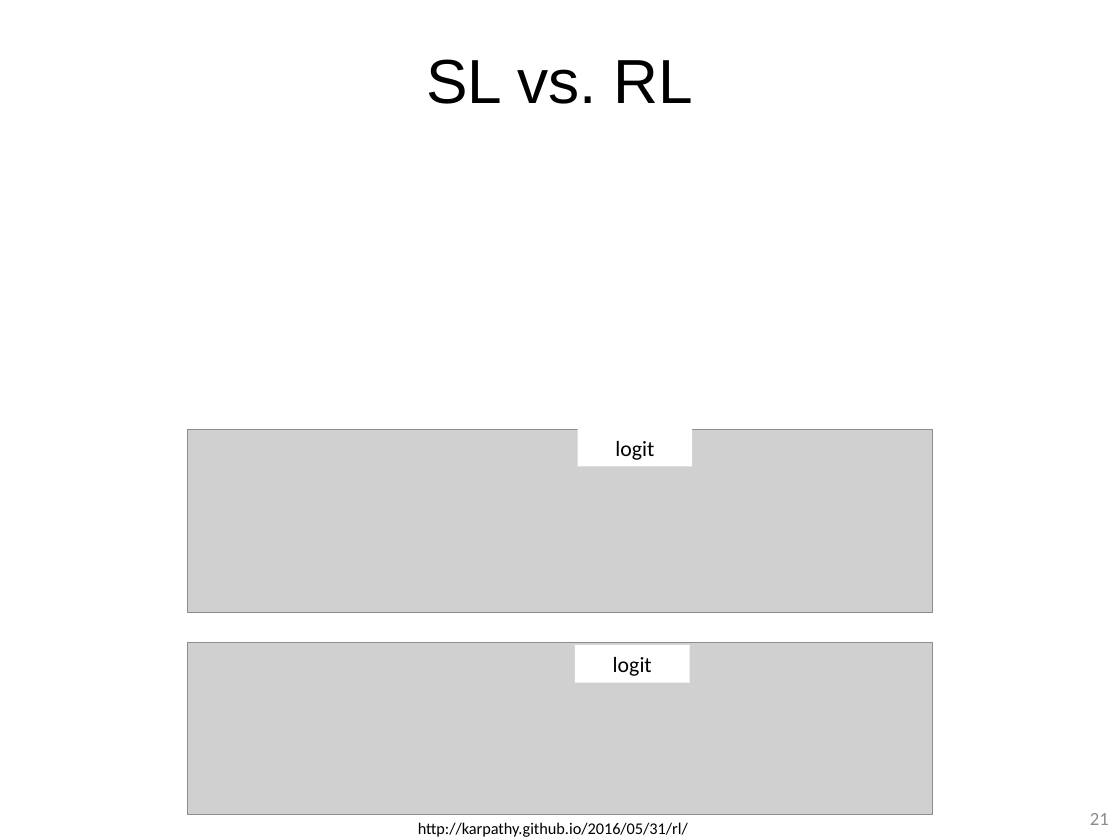
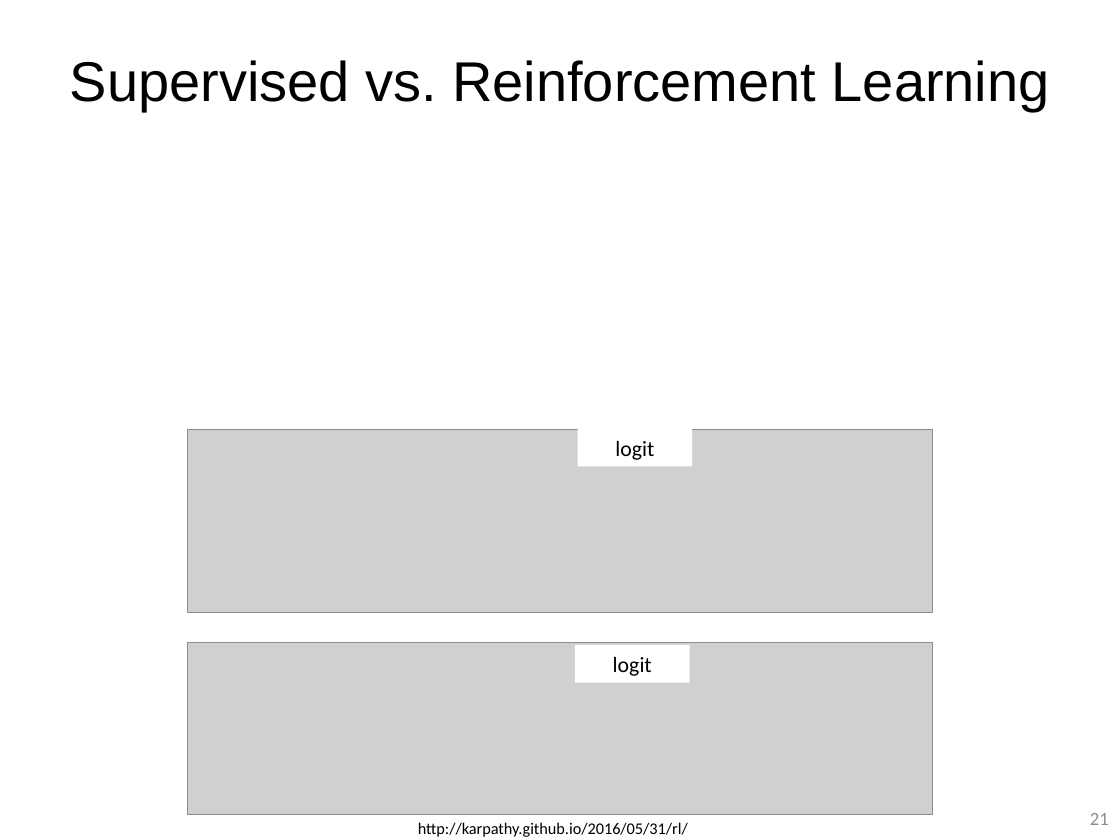
Before and after one commit to guzonghua/saav, a slide deck: slide 21 of PPTs/L7.3 Policy-based RL.pptx. Drawn at 1120x840 pixels with LibreOffice and Linux fonts; fonts in the diff are those of the drawing; grey boxes stand for pictures. Boxes give left, top, right and bottom in pixels: in the first picture for what was removed or moved away, otherwise in the second. Text is boxed around its words. In the diff, an @@ line names an element or a change of style, - is before the commit and + after.

```diff
--- a/PPTs/L7.3 Policy-based RL.pptx
+++ b/PPTs/L7.3 Policy-based RL.pptx
@@ title at box(70, 60, 1050, 110): text changed; size 40 to 36 pt @@
-SL vs. RL
+Supervised vs. Reinforcement Learning
```
Also in this commit, not shown: 5 other slides changed, 1 slide added, 1 slide removed, 3 other files.
